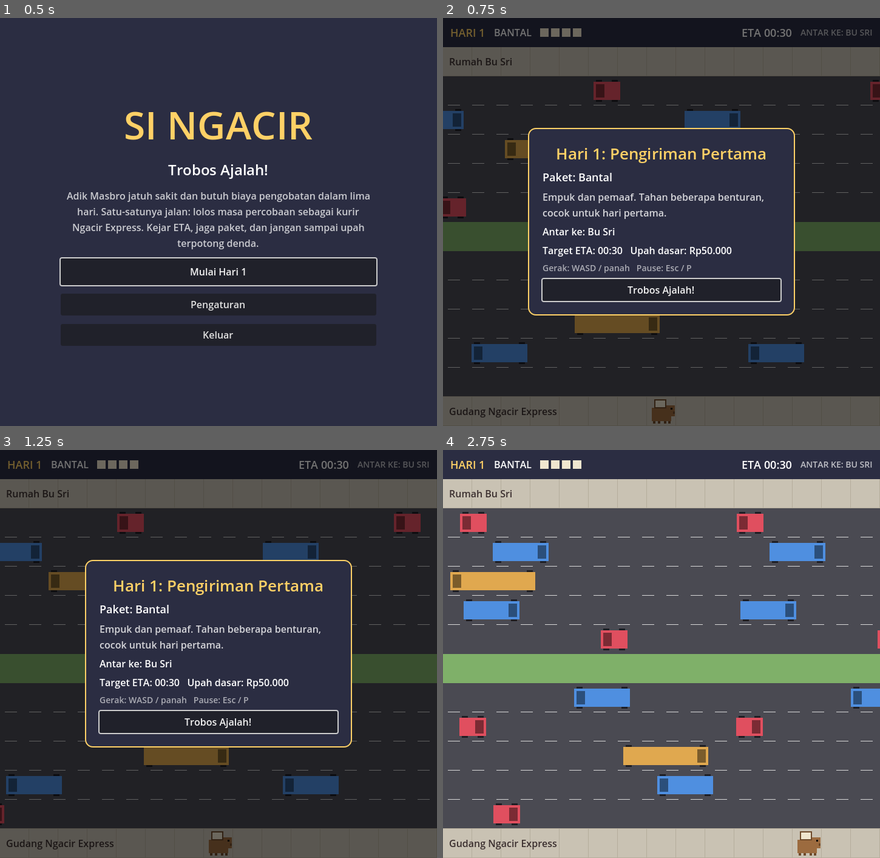
Above: before the commit, frames 1-4 (two rows, left to right).
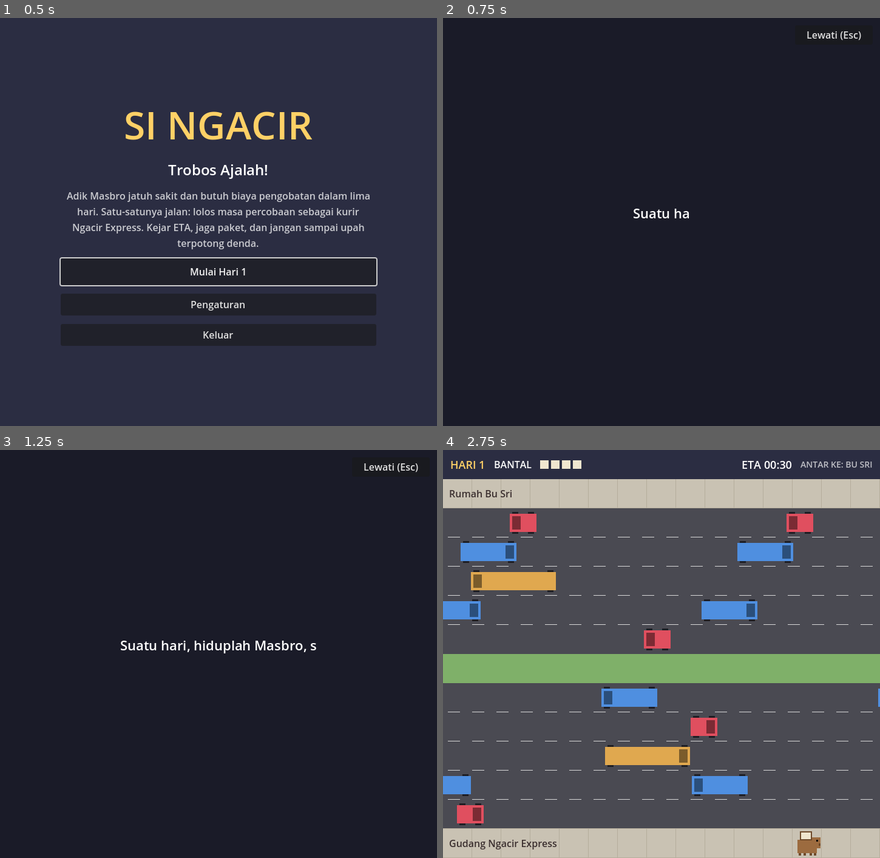
Above: after the commit, the same moments.

Repository: FirmansyahDzakwanArifien/si-ngacir
Game: Godot game, scene res://scenes/main.tscn
Same seed, same stepped clock (60 frames per second), same inputs: the game is played once before the commit and once after it.
Inputs (mouse positions are in pixels of both pictures, inside the frame that each line leads up to):
- Up to frame 1 (0.5 s): no input
- Up to frame 2 (0.75 s): click "Mulai Hari 1" at 0.5 s
- Up to frame 3 (1.25 s): no input
- Up to frame 4 (2.75 s): click (831, 466) at 1.25 s, where only the run after the commit has a clickable "Lewati (Esc)"; tap Enter (ui_accept) at 2 s; move the mouse to (757, 633) at 2.02 s; hold D (move_right) from 2.03 s (still down); hold Enter (ui_accept) from 2.03 s (still down); click (757, 633) at 2.17 s

Frame 1 is identical in both runs. In frame 2, 46% of the frame differs, in the area x 0-100%, y 2-100%; in frame 3, 47%; in frame 4, 9.6%.

Commit message:
feat(story): cutscene cerita pembuka, antar hari, dan ending
- StoryData: naskah per halaman dengan gambar opsional, bisa diedit di Inspector
- Pemutar cutscene dengan efek mesin ketik, lanjut (Enter/klik) dan lewati (Esc)
- Draf naskah dari storyline: pembuka, sebelum Hari 2-5, ending lulus dan gagal
- Alur: Mulai Baru -> pembuka -> Hari 1; Hari Berikutnya -> cerita hari itu;
  Hari 5 selesai -> ending -> rekap; ulangi hari tetap langsung ke rekap

Diff:
--- a/resources/days/day_02.tres
+++ b/resources/days/day_02.tres
@@ -1,8 +1,9 @@
-[gd_resource type="Resource" script_class="DayData" load_steps=17 format=3]
+[gd_resource type="Resource" script_class="DayData" load_steps=18 format=3]
 
 [ext_resource type="Script" path="res://scripts/data/day_data.gd" id="1_day"]
 [ext_resource type="Script" path="res://scripts/data/lane_data.gd" id="2_lane"]
 [ext_resource type="Resource" path="res://resources/packages/galon.tres" id="3_pkg"]
+[ext_resource type="Resource" path="res://resources/story/day_02.tres" id="4_story"]
 
 [sub_resource type="Resource" id="Resource_lane00"]
 script = ExtResource("2_lane")
@@ -138,4 +139,5 @@
 visibility_tiles = 4.5
 strict_customer = false
 perfect_tip = 0
+story = ExtResource("4_story")
 lanes = Array[ExtResource("2_lane")]([SubResource("Resource_lane00"), SubResource("Resource_lane01"), SubResource("Reso …(335 unchanged characters)…
--- a/resources/days/day_03.tres
+++ b/resources/days/day_03.tres
@@ -1,8 +1,9 @@
-[gd_resource type="Resource" script_class="DayData" load_steps=17 format=3]
+[gd_resource type="Resource" script_class="DayData" load_steps=18 format=3]
 
 [ext_resource type="Script" path="res://scripts/data/day_data.gd" id="1_day"]
 [ext_resource type="Script" path="res://scripts/data/lane_data.gd" id="2_lane"]
 [ext_resource type="Resource" path="res://resources/packages/telur.tres" id="3_pkg"]
+[ext_resource type="Resource" path="res://resources/story/day_03.tres" id="4_story"]
 
 [sub_resource type="Resource" id="Resource_lane00"]
 script = ExtResource("2_lane")
@@ -138,4 +139,5 @@
 visibility_tiles = 4.5
 strict_customer = true
 perfect_tip = 25000
+story = ExtResource("4_story")
 lanes = Array[ExtResource("2_lane")]([SubResource("Resource_lane00"), SubResource("Resource_lane01"), SubResource("Reso …(335 unchanged characters)…
--- a/resources/days/day_04.tres
+++ b/resources/days/day_04.tres
@@ -1,8 +1,9 @@
-[gd_resource type="Resource" script_class="DayData" load_steps=17 format=3]
+[gd_resource type="Resource" script_class="DayData" load_steps=18 format=3]
 
 [ext_resource type="Script" path="res://scripts/data/day_data.gd" id="1_day"]
 [ext_resource type="Script" path="res://scripts/data/lane_data.gd" id="2_lane"]
 [ext_resource type="Resource" path="res://resources/packages/sensitif.tres" id="3_pkg"]
+[ext_resource type="Resource" path="res://resources/story/day_04.tres" id="4_story"]
 
 [sub_resource type="Resource" id="Resource_lane00"]
 script = ExtResource("2_lane")
@@ -138,4 +139,5 @@
 visibility_tiles = 4.5
 strict_customer = false
 perfect_tip = 0
+story = ExtResource("4_story")
 lanes = Array[ExtResource("2_lane")]([SubResource("Resource_lane00"), SubResource("Resource_lane01"), SubResource("Reso …(335 unchanged characters)…
--- a/resources/days/day_05.tres
+++ b/resources/days/day_05.tres
@@ -1,8 +1,9 @@
-[gd_resource type="Resource" script_class="DayData" load_steps=17 format=3]
+[gd_resource type="Resource" script_class="DayData" load_steps=18 format=3]
 
 [ext_resource type="Script" path="res://scripts/data/day_data.gd" id="1_day"]
 [ext_resource type="Script" path="res://scripts/data/lane_data.gd" id="2_lane"]
 [ext_resource type="Resource" path="res://resources/packages/vip.tres" id="3_pkg"]
+[ext_resource type="Resource" path="res://resources/story/day_05.tres" id="4_story"]
 
 [sub_resource type="Resource" id="Resource_lane00"]
 script = ExtResource("2_lane")
@@ -138,4 +139,5 @@
 visibility_tiles = 5.5
 strict_customer = false
 perfect_tip = 0
+story = ExtResource("4_story")
 lanes = Array[ExtResource("2_lane")]([SubResource("Resource_lane00"), SubResource("Resource_lane01"), SubResource("Reso …(335 unchanged characters)…
--- /dev/null
+++ b/resources/story/day_02.tres
@@ -0,0 +1,8 @@
+[gd_resource type="Resource" script_class="StoryData" load_steps=2 format=3]
+
+[ext_resource type="Script" path="res://scripts/data/story_data.gd" id="1_story"]
+
+[resource]
+script = ExtResource("1_story")
+pages = PackedStringArray("Hari kedua. Demam adik belum juga turun.", "Pesanan pagi ini: galon air untuk Pak Budi. Beratnya bukan main, tapi Masbro tetap santai.")
+images = PackedStringArray()
--- /dev/null
+++ b/resources/story/day_03.tres
@@ -0,0 +1,8 @@
+[gd_resource type="Resource" script_class="StoryData" load_steps=2 format=3]
+
+[ext_resource type="Script" path="res://scripts/data/story_data.gd" id="1_story"]
+
+[resource]
+script = ExtResource("1_story")
+pages = PackedStringArray("Hari ketiga. Kata kurir lain, Pak Ojan adalah pelanggan paling teliti di seluruh Kota Ngacir.", "Hari ini ia memesan sekotak telur. Satu retak saja, ia pasti tahu.")
+images = PackedStringArray()
--- /dev/null
+++ b/resources/story/day_04.tres
@@ -0,0 +1,8 @@
+[gd_resource type="Resource" script_class="StoryData" load_steps=2 format=3]
+
+[ext_resource type="Script" path="res://scripts/data/story_data.gd" id="1_story"]
+
+[resource]
+script = ExtResource("1_story")
+pages = PackedStringArray("Hari keempat. Langit Kota Ngacir mendung sejak pagi, lalu hujan turun deras tepat di jam sibuk.", "Barang sensitif untuk Pak Joko tetap harus sampai. Jalanan licin, pandangan terbatas.")
+images = PackedStringArray()
--- /dev/null
+++ b/resources/story/day_05.tres
@@ -0,0 +1,8 @@
+[gd_resource type="Resource" script_class="StoryData" load_steps=2 format=3]
+
+[ext_resource type="Script" path="res://scripts/data/story_data.gd" id="1_story"]
+
+[resource]
+script = ExtResource("1_story")
+pages = PackedStringArray("Hari terakhir masa percobaan.", "Bu Direktur sendiri yang memesan Paket VIP. Inilah penentuannya: diangkat jadi kurir tetap, atau pulang dengan tangan kosong.")
+images = PackedStringArray()
--- /dev/null
+++ b/resources/story/ending_bad.tres
@@ -0,0 +1,8 @@
+[gd_resource type="Resource" script_class="StoryData" load_steps=2 format=3]
+
+[ext_resource type="Script" path="res://scripts/data/story_data.gd" id="1_story"]
+
+[resource]
+script = ExtResource("1_story")
+pages = PackedStringArray("Masa percobaan berakhir, tapi tabungan Masbro belum cukup untuk biaya pengobatan adiknya.", "Masbro menarik napas panjang. Besok ia akan mencari jalan lain, dengan tenang, seperti biasa.")
+images = PackedStringArray()
--- /dev/null
+++ b/resources/story/ending_success.tres
@@ -0,0 +1,8 @@
+[gd_resource type="Resource" script_class="StoryData" load_steps=2 format=3]
+
+[ext_resource type="Script" path="res://scripts/data/story_data.gd" id="1_story"]
+
+[resource]
+script = ExtResource("1_story")
+pages = PackedStringArray("Sampai akhirnya, Paket VIP tiba di tangan Bu Direktur.", "Masbro resmi diangkat menjadi kurir tetap Ngacir Express.", "Tabungannya cukup untuk biaya pengobatan. Beberapa hari kemudian, adiknya sudah bisa tertawa lagi.", "Trobos Ajalah, Masbro!")
+images = PackedStringArray()
--- /dev/null
+++ b/resources/story/opening.tres
@@ -0,0 +1,8 @@
+[gd_resource type="Resource" script_class="StoryData" load_steps=2 format=3]
+
+[ext_resource type="Script" path="res://scripts/data/story_data.gd" id="1_story"]
+
+[resource]
+script = ExtResource("1_story")
+pages = PackedStringArray("Suatu hari, hiduplah Masbro, seekor capybara santai yang tinggal berdua bersama adiknya di Kota Ngacir.", "Setiap hari, Masbro mencari rezeki dengan mengandalkan ketenangannya, demi memenuhi kebutuhan mereka berdua.", "Suatu ketika, adiknya jatuh sakit parah. Dokter bilang biaya pengobatannya besar, dan harus terkumpul dalam lima hari.", "Karena itu, Masbro melamar di ekspedisi Ngacir Express. Ia harus lolos masa percobaan lima hari, mengantar paket-paket berisiko di tengah lalu lintas kota yang liar.", "Kejar Timer ETA. Jaga paket dari benturan. Jangan sampai upah terpotong denda ganti rugi.\n\nTrobos Ajalah!")
+images = PackedStringArray()
--- /dev/null
+++ b/scenes/cutscene.tscn
@@ -0,0 +1,12 @@
+[gd_scene load_steps=2 format=3]
+
+[ext_resource type="Script" path="res://scripts/cutscene.gd" id="1_cutscene"]
+
+[node name="Cutscene" type="Control"]
+layout_mode = 3
+anchors_preset = 15
+anchor_right = 1.0
+anchor_bottom = 1.0
+grow_horizontal = 2
+grow_vertical = 2
+script = ExtResource("1_cutscene")
--- a/scripts/autoload/game_state.gd
+++ b/scripts/autoload/game_state.gd
@@ -23,6 +23,10 @@
 const LEVEL_SCENE := "res://scenes/game/level.tscn"
 const ENDING_SCENE := "res://scenes/ending.tscn"
 const MENU_SCENE := "res://scenes/main.tscn"
+const CUTSCENE_SCENE := "res://scenes/cutscene.tscn"
+const OPENING_STORY := "res://resources/story/opening.tres"
+const ENDING_SUCCESS_STORY := "res://resources/story/ending_success.tres"
+const ENDING_BAD_STORY := "res://resources/story/ending_bad.tres"
 const SAVE_PATH := "user://save.cfg"
 
 const INPUT_KEYS := {
@@ -40,6 +44,9 @@
 var wages := {}
 ## true setelah Hari 5 selesai; "Lanjutkan" langsung membuka layar rekap.
 var probation_done := false
+## Cutscene yang akan diputar dan scene tujuan setelahnya (lihat play_story).
+var pending_story: StoryData
+var pending_scene := ""
 
 
 func _ready() -> void:
@@ -99,6 +106,25 @@
 	return total_savings() >= MEDICAL_COST
 
 
+## Putar cutscene lalu pindah ke next_scene. Tanpa cerita, langsung pindah.
+func play_story(story: StoryData, next_scene: String) -> void:
+	if story == null or story.pages.is_empty():
+		get_tree().change_scene_to_file(next_scene)
+		return
+	pending_story = story
+	pending_scene = next_scene
+	get_tree().change_scene_to_file(CUTSCENE_SCENE)
+
+
+## Cutscene penutup sesuai hasil masa percobaan (null bila pemain masih boleh mengulang hari).
+func ending_story() -> StoryData:
+	if savings_enough():
+		return load(ENDING_SUCCESS_STORY)
+	if SHORTFALL_RULE == ShortfallRule.BAD_ENDING:
+		return load(ENDING_BAD_STORY)
+	return null
+
+
 func has_save() -> bool:
 	return FileAccess.file_exists(SAVE_PATH)
 
--- /dev/null
+++ b/scripts/cutscene.gd
@@ -0,0 +1,120 @@
+extends Control
+## Memutar GameState.pending_story halaman demi halaman, lalu pindah ke GameState.pending_scene.
+## Enter / Spasi / klik: tampilkan teks penuh atau lanjut halaman. Esc: lewati semua.
+
+const IMAGE_DIR := "res://assets/story/"
+const CHARS_PER_SECOND := 45.0
+
+var _story: StoryData
+var _page := -1
+var _image: TextureRect
+var _text: Label
+var _hint: Label
+var _typing: Tween
+
+
+func _ready() -> void:
+	AudioManager.play_music(&"menu")
+	_story = GameState.pending_story
+	if _story == null or _story.pages.is_empty():
+		_finish.call_deferred()
+		return
+
+	var background := ColorRect.new()
+	background.color = GameHud.INK.darkened(0.4)
+	background.set_anchors_and_offsets_preset(Control.PRESET_FULL_RECT)
+	add_child(background)
+
+	var column := VBoxContainer.new()
+	column.set_anchors_and_offsets_preset(Control.PRESET_FULL_RECT)
+	column.offset_left = 60
+	column.offset_right = -60
+	column.offset_top = 48
+	column.offset_bottom = -32
+	column.alignment = BoxContainer.ALIGNMENT_CENTER
+	column.add_theme_constant_override("separation", 24)
+	add_child(column)
+
+	_image = TextureRect.new()
+	_image.custom_minimum_size = Vector2(480, 270)
+	_image.expand_mode = TextureRect.EXPAND_IGNORE_SIZE
+	_image.stretch_mode = TextureRect.STRETCH_KEEP_ASPECT_CENTERED
+	column.add_child(_image)
+
+	_text = Label.new()
+	_text.autowrap_mode = TextServer.AUTOWRAP_WORD_SMART
+	_text.horizontal_alignment = HORIZONTAL_ALIGNMENT_CENTER
+	_text.add_theme_font_size_override("font_size", 22)
+	column.add_child(_text)
+
+	_hint = Label.new()
+	_hint.horizontal_alignment = HORIZONTAL_ALIGNMENT_CENTER
+	_hint.add_theme_font_size_override("font_size", 14)
+	_hint.add_theme_color_override("font_color", Color(1, 1, 1, 0.5))
+	column.add_child(_hint)
+
+	var skip := Button.new()
+	skip.text = "Lewati (Esc)"
+	skip.focus_mode = Control.FOCUS_NONE
+	skip.set_anchors_and_offsets_preset(Control.PRESET_TOP_RIGHT)
+	skip.position = Vector2(-140, 12)
+	skip.size = Vector2(128, 32)
+	skip.pressed.connect(_finish)
+	add_child(skip)
+
+	_next_page()
+
+
+func _unhandled_input(event: InputEvent) -> void:
+	if _story == null:
+		return
+	if event.is_action_pressed(&"pause") or event.is_action_pressed(&"ui_cancel"):
+		get_viewport().set_input_as_handled()
+		_finish()
+	elif event.is_action_pressed(&"ui_accept") \
+			or (event is InputEventMouseButton and event.pressed and event.button_index == MOUSE_BUTTON_LEFT):
+		get_viewport().set_input_as_handled()
+		advance()
+
+
+## Selesaikan teks yang sedang diketik, atau pindah ke halaman berikutnya.
+func advance() -> void:
+	if _typing and _typing.is_running():
+		_typing.kill()
+		_text.visible_ratio = 1.0
+		_update_hint()
+	else:
+		_next_page()
+
+
+func _next_page() -> void:
+	_page += 1
+	if _page >= _story.pages.size():
+		_finish()
+		return
+	var image_name := _story.images[_page] if _page < _story.images.size() else ""
+	var image_path := IMAGE_DIR + image_name + ".png"
+	_image.texture = load(image_path) if image_name != "" and ResourceLoader.exists(image_path) else null
+	_image.visible = _image.texture != null
+
+	_text.text = _story.pages[_page]
+	_text.visible_ratio = 0.0
+	_hint.text = ""
+	_typing = create_tween()
+	_typing.tween_property(_text, "visible_ratio", 1.0, _text.text.length() / CHARS_PER_SECOND)
+	_typing.tween_callback(_update_hint)
+
+
+func _update_hint() -> void:
+	var last := _page == _story.pages.size() - 1
+	_hint.text = "Enter / klik untuk mulai" if last else "Enter / klik untuk lanjut"
+
+
+func _finish() -> void:
+	if GameState.pending_scene == "":
+		return
+	var next_scene := GameState.pending_scene
+	GameState.pending_scene = ""
+	GameState.pending_story = null
+	_story = null
+	get_tree().change_scene_to_file(next_scene)
--- a/scripts/data/day_data.gd
+++ b/scripts/data/day_data.gd
@@ -33,3 +33,7 @@
 @export var strict_customer: bool = false
 ## Tip dari pelanggan perfeksionis bila paket utuh dan tepat waktu.
 @export var perfect_tip: int = 0
+
+@export_group("Cerita")
+## Cutscene sebelum hari ini dimulai (dari hari sebelumnya). Kosongkan bila tidak ada.
+@export var story: StoryData
--- /dev/null
+++ b/scripts/data/story_data.gd
@@ -0,0 +1,8 @@
+class_name StoryData
+extends Resource
+## Satu cutscene: beberapa halaman teks, masing-masing boleh punya gambar.
+
+## Teks per halaman. Ditampilkan berurutan dengan efek mesin ketik.
+@export_multiline var pages: PackedStringArray = []
+## Nama gambar per halaman di assets/story/ (tanpa .png). Boleh kosong atau lebih pendek dari pages.
+@export var images: PackedStringArray = []
--- a/scripts/game/level.gd
+++ b/scripts/game/level.gd
@@ -276,10 +276,12 @@
 func _on_next_requested() -> void:
 	get_tree().paused = false
 	if GameState.advance_day():
-		get_tree().reload_current_scene()
+		GameState.play_story(GameState.current_day().story, GameState.LEVEL_SCENE)
+	elif GameState.is_replay:
+		get_tree().change_scene_to_file(GameState.ENDING_SCENE)
 	else:
 		GameState.finish_probation()
-		get_tree().change_scene_to_file(GameState.ENDING_SCENE)
+		GameState.play_story(GameState.ending_story(), GameState.ENDING_SCENE)
 
 
 func _on_menu_requested() -> void:
--- a/scripts/main.gd
+++ b/scripts/main.gd
@@ -77,7 +77,7 @@
 
 func _start_new_game() -> void:
 	GameState.delete_save()
-	get_tree().change_scene_to_file(GameState.LEVEL_SCENE)
+	GameState.play_story(load(GameState.OPENING_STORY), GameState.LEVEL_SCENE)
 
 
 func _button(text: String, on_pressed: Callable, height := 36) -> Button:
Not shown, added: assets/story/.gitkeep
